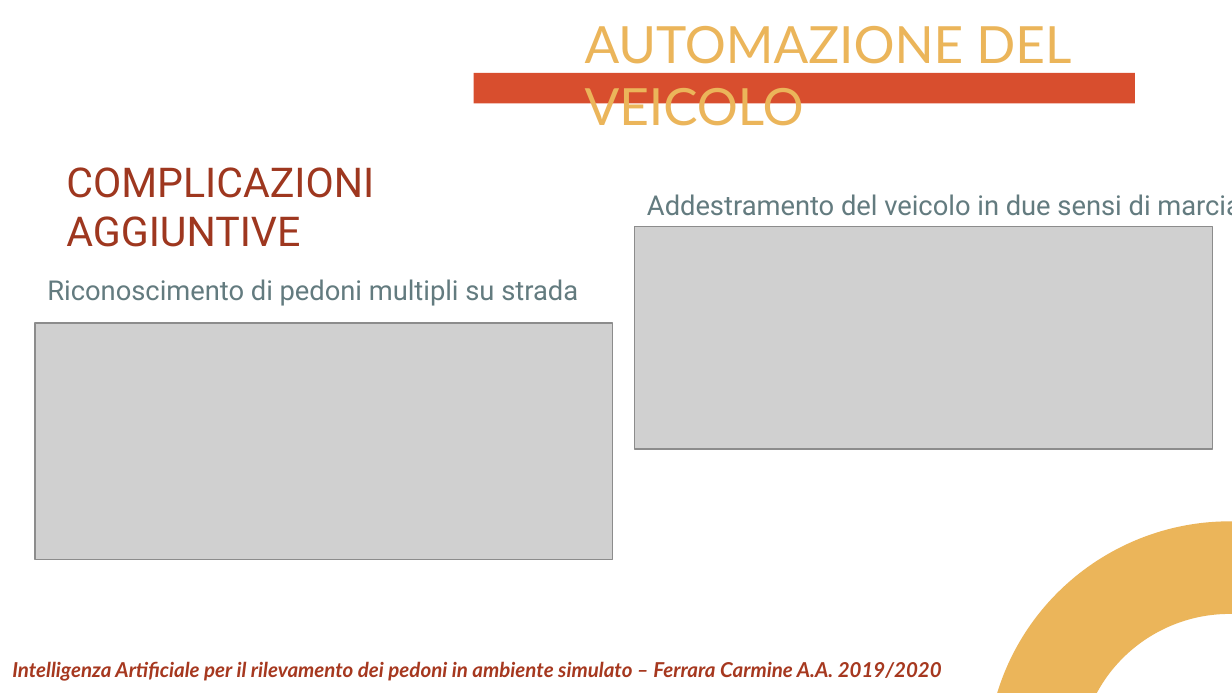
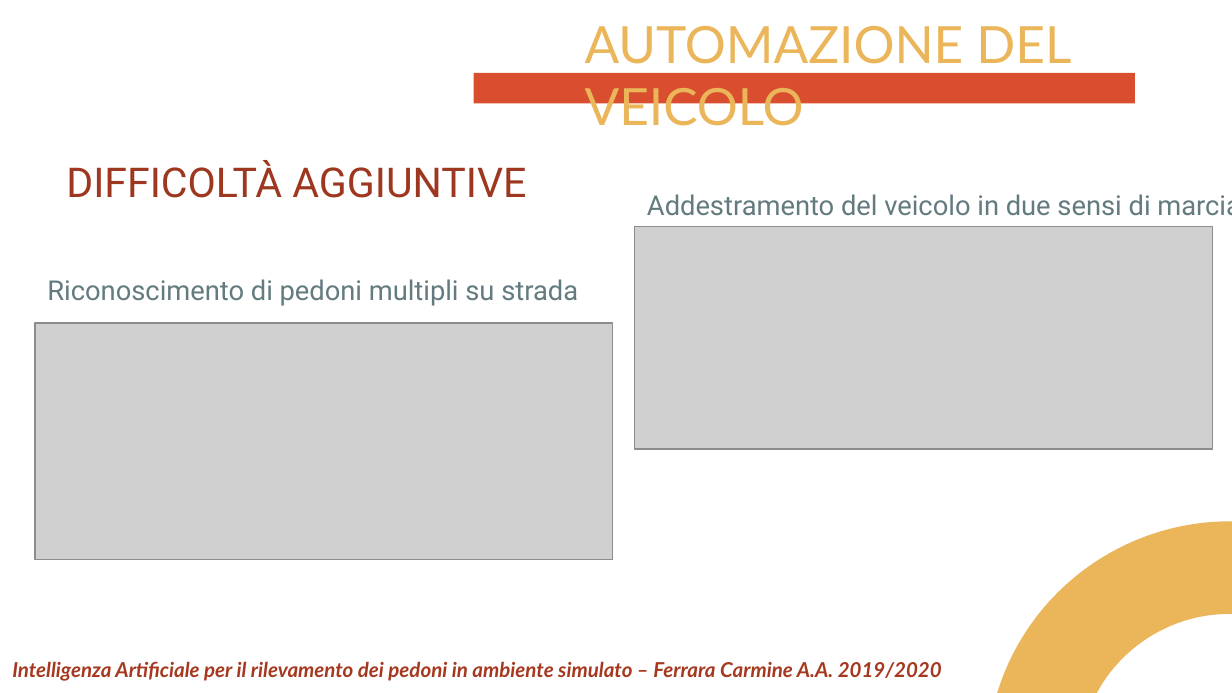
Before and after one commit to frekkanzer2/AI-Car-Kineton, a slide deck: slide 13 of media/documents/CrossWalk/TESI - INTELLIGENZA ARTIFICIALE PER IL RILEVAMENTO DEI PEDONI IN AMBIENTE SIMULATO.pptx. Drawn at 1232x693 pixels with LibreOffice and Linux fonts; fonts in the diff are those of the drawing; grey boxes stand for pictures. Boxes give left, top, right and bottom in pixels: in the first picture for what was removed or moved away, otherwise in the second. Text is boxed around its words. In the diff, an @@ line names an element or a change of style, - is before the commit and + after.

```diff
--- a/media/documents/CrossWalk/TESI - INTELLIGENZA ARTIFICIALE PER IL RILEVAMENTO DEI PEDONI IN AMBIENTE SIMULATO.pptx
+++ b/media/documents/CrossWalk/TESI - INTELLIGENZA ARTIFICIALE PER IL RILEVAMENTO DEI PEDONI IN AMBIENTE SIMULATO.pptx
@@ text at (66, 160, 526, 198): text changed @@
-COMPLICAZIONI AGGIUNTIVE
+DIFFICOLTÀ AGGIUNTIVE
```
Also in this commit, not shown: 1 other slide changed.
